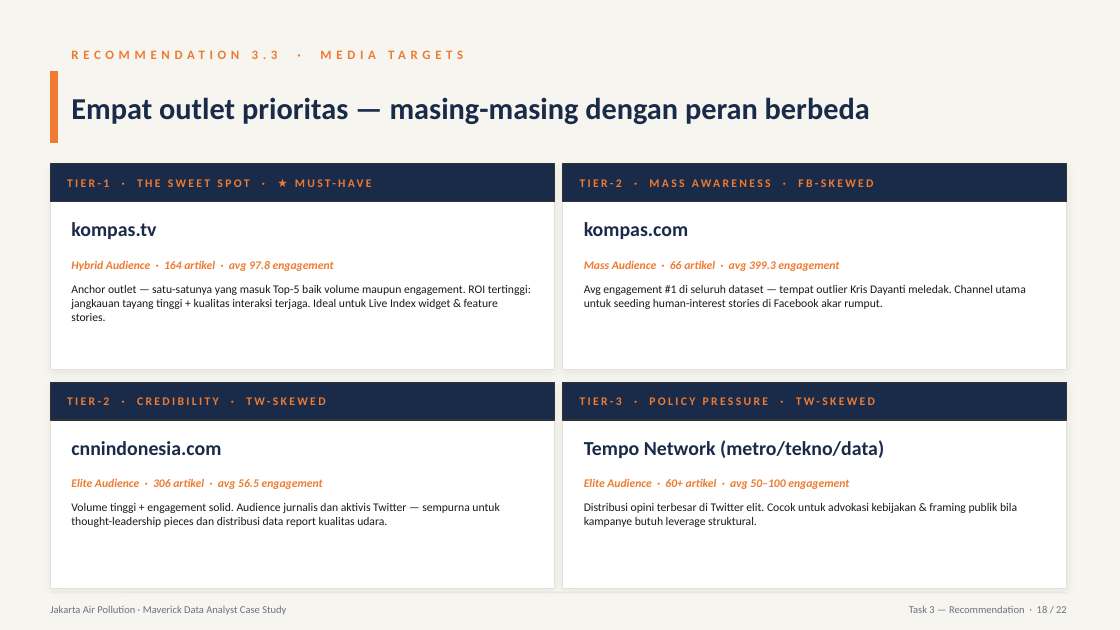
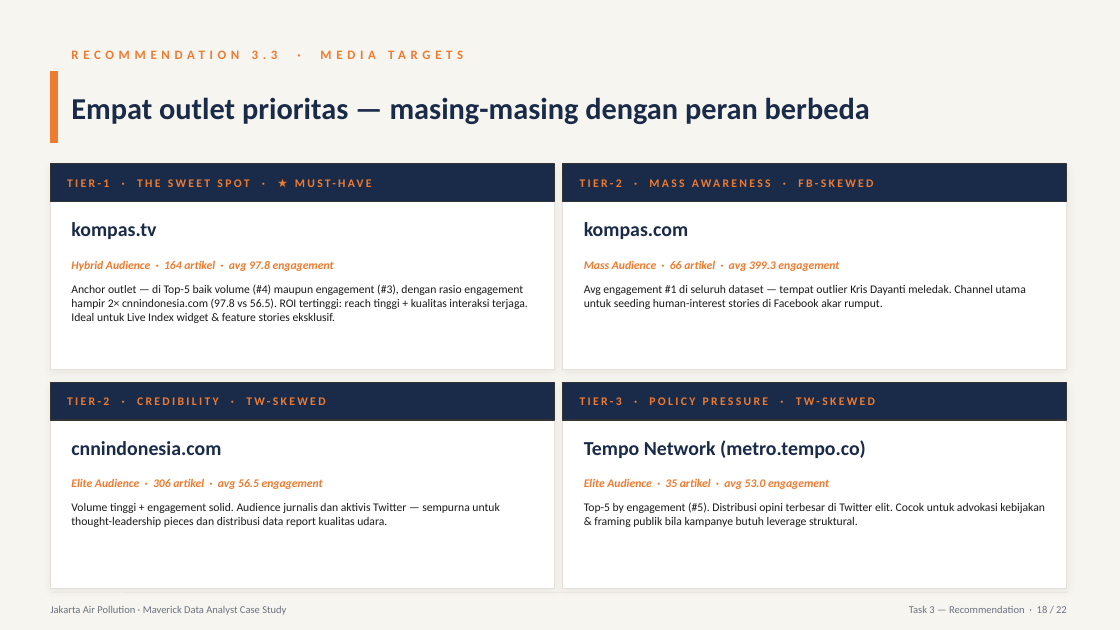
Before and after one commit to nprasetio/maverick-jakarta-air-pollution, a slide deck: slide 18 of deck/Maverick_Case_Study_Novindra.pptx. Drawn at 1120x630 pixels with LibreOffice and Linux fonts; fonts in the diff are those of the drawing. Boxes give left, top, right and bottom in pixels: in the first picture for what was removed or moved away, otherwise in the second. Text is boxed around its words. In the diff, an @@ line names an element or a change of style, - is before the commit and + after.

Commit message:
Final submission — notebook & deck synced (cnnindonesia + Tempo + Appendix A fix)

```diff
--- a/deck/Maverick_Case_Study_Novindra.pptx
+++ b/deck/Maverick_Case_Study_Novindra.pptx
@@ text at (71,284,528,323): text changed @@
-Anchor outlet — satu-satunya yang masuk Top-5 baik volume maupun engagement. ROI tertinggi: jangkauan tayang tinggi + kualitas interaksi terjaga. Ideal untuk Live Index widget & feature stories.
+Anchor outlet — di Top-5 baik volume (#4) maupun engagement (#3), dengan rasio engagement hampir 2× cnnindonesia.com (97.8 vs 56.5). ROI tertinggi: reach tinggi + kualitas interaksi terjaga. Ideal untuk Live Index widget & feature stories eksklusif.
@@ text at (584,440,866,458): text changed @@
-Tempo Network (metro/tekno/data)
+Tempo Network (metro.tempo.co)
@@ text at (584,479,829,489): text changed @@
-Elite Audience · 60+ artikel · avg 50–100 engagement
+Elite Audience · 35 artikel · avg 53.0 engagement
@@ text at (584,502,1045,527): text changed @@
-Distribusi opini terbesar di Twitter elit. Cocok untuk advokasi kebijakan & framing publik bila kampanye butuh leverage struktural.
+Top-5 by engagement (#5). Distribusi opini terbesar di Twitter elit. Cocok untuk advokasi kebijakan & framing publik bila kampanye butuh leverage struktural.
```
Also in this commit, not shown: 1 other slide changed, 5 other files.
